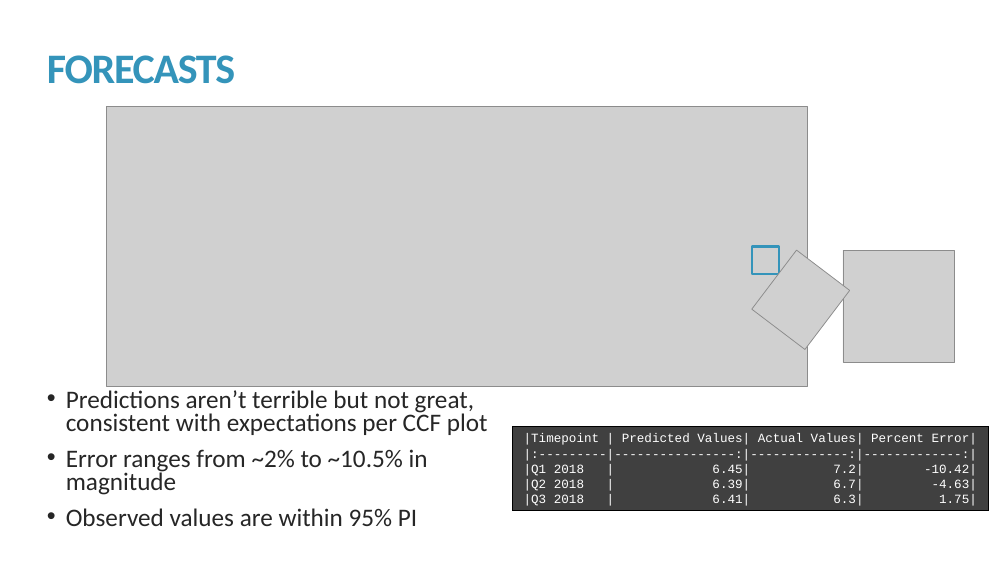
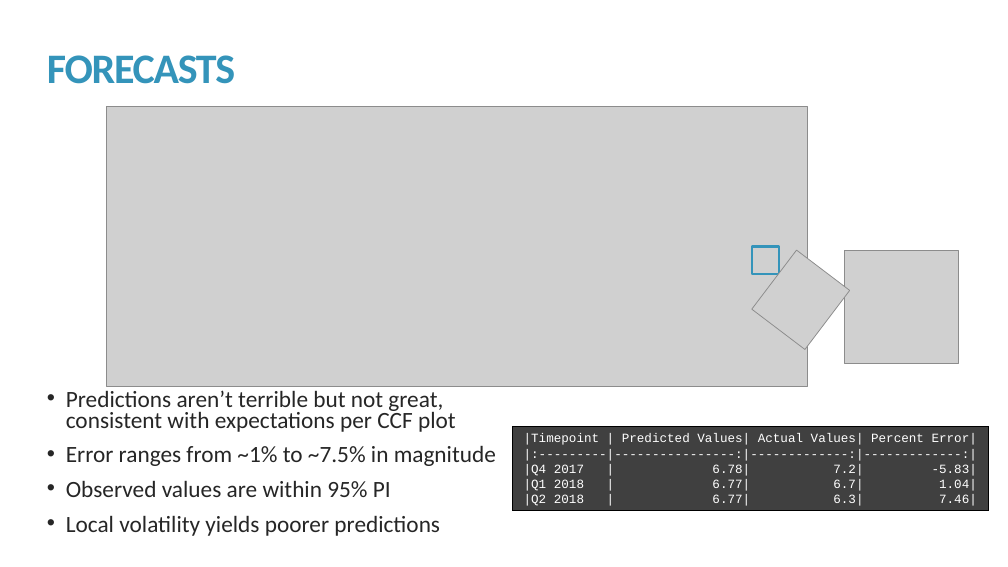
Before and after one commit to kmprioliPROF/MAT_8444_Final_Project, a slide deck: slide 15 of Prioli_Final_Proj.pptx. Drawn at 1008x567 pixels with LibreOffice and Linux fonts; fonts in the diff are those of the drawing; grey boxes stand for pictures. Boxes give left, top, right and bottom in pixels: in the first picture for what was removed or moved away, otherwise in the second. Text is boxed around its words. In the diff, an @@ line names an element or a change of style, - is before the commit and + after.

```diff
--- a/Prioli_Final_Proj.pptx
+++ b/Prioli_Final_Proj.pptx
@@ picture: place and size @@
-picture at bbox=[843, 250, 954, 363]
+picture at bbox=[845, 250, 959, 364]
@@ text at bbox=[66, 390, 456, 497]: size 24 to 22.2 pt in "Predictions aren’t terrible but not great, consistent ...", "Observed values are within 95% PI" @@
@@ text at bbox=[66, 445, 496, 466]: text changed; size 24 to 22.2 pt @@
-• Error ranges from ~2% to ~10.5% in magnitude
+• Error ranges from ~1% to ~7.5% in magnitude
@@ text in rectangle at bbox=[524, 464, 977, 506]: text changed @@
-|Q1 2018 | 6.45| 7.2| -10.42|
-|Q2 2018 | 6.39| 6.7| -4.63|
-|Q3 2018 | 6.41| 6.3| 1.75|
+|Q4 2017 | 6.78| 7.2| -5.83|
+|Q1 2018 | 6.77| 6.7| 1.04|
+|Q2 2018 | 6.77| 6.3| 7.46|
@@ text at bbox=[66, 515, 440, 536]: paragraph added @@
+• Local volatility yields poorer predictions
```
Also in this commit, not shown: 4 other slides changed.
